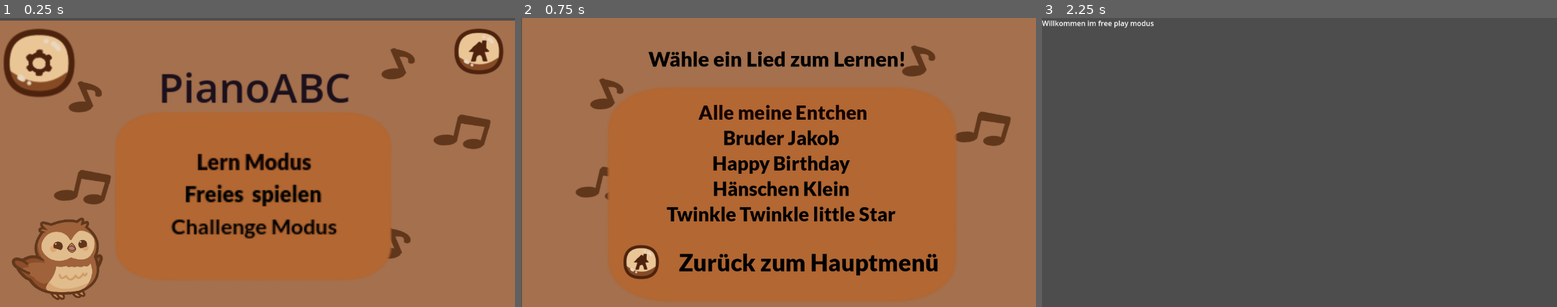
Above: before the commit, frames 1-3 (left to right).
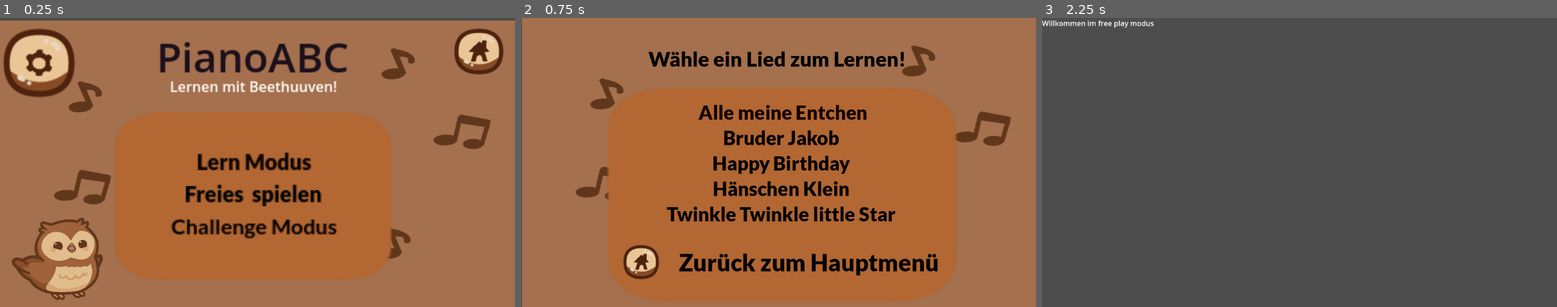
Above: after the commit, the same moments.

Repository: AdamBakashev/PianoABC
Game: Godot game, scene res://MainMenu.tscn
The game is run twice, just before and just after one commit, with the same random seed, the same clock (stepped at 60 frames per second) and the same inputs.
Inputs:
- Up to frame 1 (0.25 s): no input
- Up to frame 2 (0.75 s): click "Lern Modus" at 0.5 s
- Up to frame 3 (2.25 s): click "Zurück zum Hauptmenü" at 1.25 s; click "Freies spielen" at 2 s

The runs differ from the first frame. In frame 1, 3.7% of the frame differs, in the area x 31-68%, y 8-30%; in frame 2, nothing differs; in frame 3, nothing differs.

Commit message:
süßes label hinzugefügt uwu

Diff:
--- a/MainMenu.tscn
+++ b/MainMenu.tscn
@@ -82,10 +82,10 @@
 layout_mode = 1
 anchors_preset = -1
 anchor_right = 0.023
-offset_left = 179.0
-offset_top = 36.0
-offset_right = 367.504
-offset_bottom = 167.0
+offset_left = 176.5
+offset_top = 1.5
+offset_right = 365.004
+offset_bottom = 132.5
 theme_override_colors/font_color = Color(0.107745, 0.0649, 0.11, 1)
 theme_override_font_sizes/font_size = 46
 text = "PianoABC
@@ -118,3 +118,11 @@
 theme_override_font_sizes/font_size = 53
 theme_override_styles/normal = SubResource("StyleBoxFlat_e2xy7")
 icon = ExtResource("8_e2xy7")
+
+[node name="Label2" type="Label" parent="."]
+layout_mode = 0
+offset_left = 192.0
+offset_top = 55.5
+offset_right = 379.0
+offset_bottom = 78.5
+text = "Lernen mit Beethuuven!"
